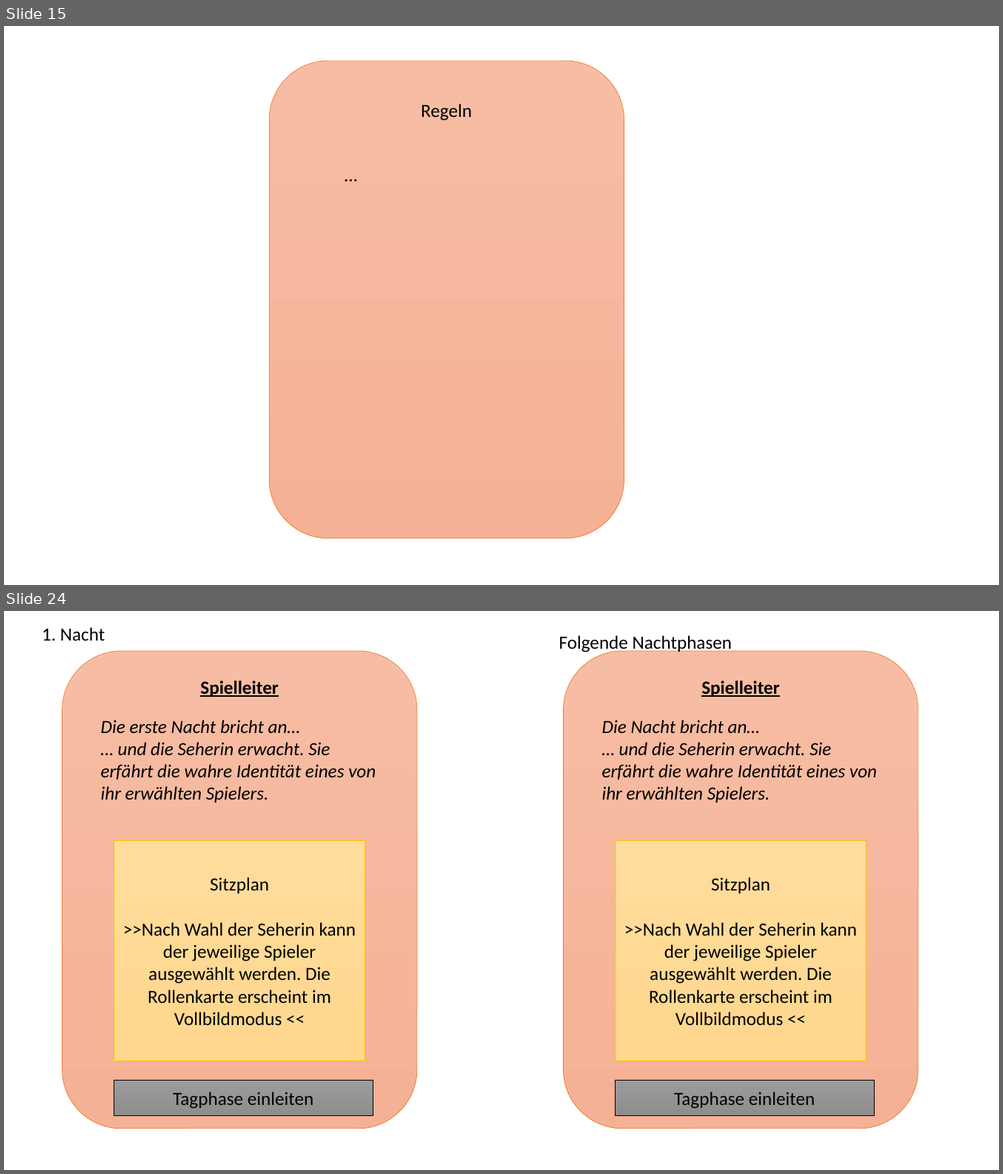
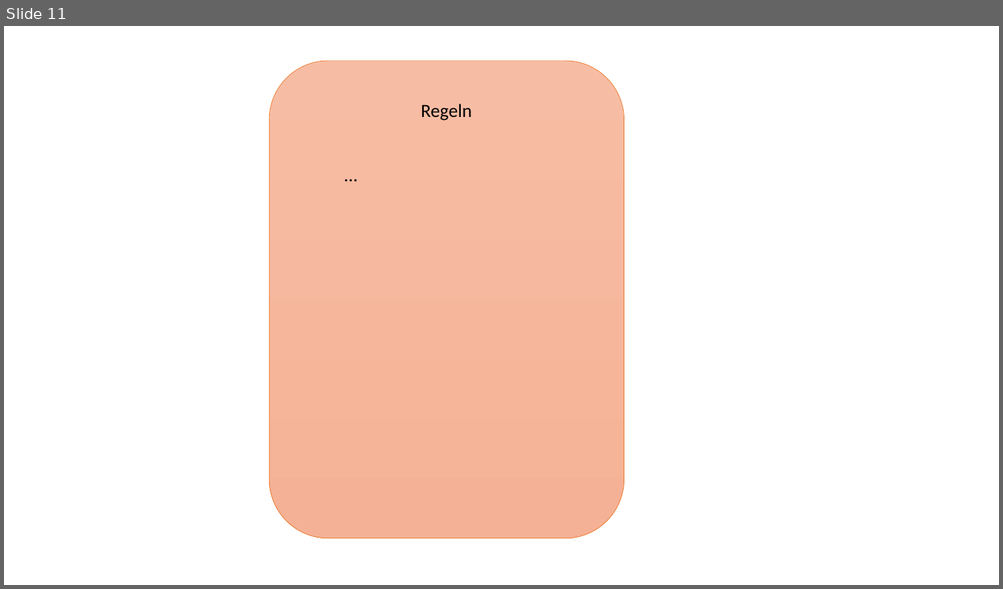
Before and after one commit to john-kloss/werwolf, a slide deck: VisualisierungProjekt.odp. Shown one above the other, each under a label of ours: slides 15 and 24 before the commit, slide 11 after it; the slides between them are not shown. The pictures are 1003x1174 and 1003x589 pixels, drawn with LibreOffice and Linux fonts; fonts in the diff are those of the drawing. Boxes give left, top, right and bottom in pixels: in the first picture for what was removed or moved away, otherwise in the second. Text is boxed around its words. In the diff, an @@ line names an element or a change of style, - is before the commit and + after.

```diff
--- a/VisualisierungProjekt.odp
+++ b/VisualisierungProjekt.odp
@@ slide 24 removed at (4,611,999,1170), background #FFFFFF @@
@@ text removed at (42,627,105,641) @@
-1. Nacht
@@ freeform shape removed at (62,651,418,1130) @@
@@ text removed at (559,635,731,653) @@
-Folgende Nachtphasen
@@ freeform shape removed at (563,651,919,1130) @@
@@ text removed at (200,681,278,697) @@
-Spielleiter
@@ text removed at (701,681,779,697) @@
-Spielleiter
@@ text removed at (101,720,375,803) @@
-Die erste Nacht bricht an…
-… und die Seherin erwacht. Sie erfährt die wahre Identität eines von ihr erwählten Spielers.
@@ text removed at (602,720,876,803) @@
-Die Nacht bricht an…
-… und die Seherin erwacht. Sie erfährt die wahre Identität eines von ihr erwählten Spielers.
@@ freeform shape removed at (114,841,365,1062) @@
-Sitzplan
->>Nach Wahl der Seherin kann der jeweilige Spieler ausgewählt werden. Die Rollenkarte erscheint im Vollbildmodus <<
@@ freeform shape removed at (615,841,867,1062) @@
-Sitzplan
->>Nach Wahl der Seherin kann der jeweilige Spieler ausgewählt werden. Die Rollenkarte erscheint im Vollbildmodus <<
@@ freeform shape removed at (114,1081,373,1117) @@
-Tagphase einleiten
@@ freeform shape removed at (615,1081,874,1117) @@
-Tagphase einleiten
@@ what was slide 15 is now slide 11 @@
```
Also in this commit, not shown: 4 slides changed, 11 slides added, 17 other slides removed.
